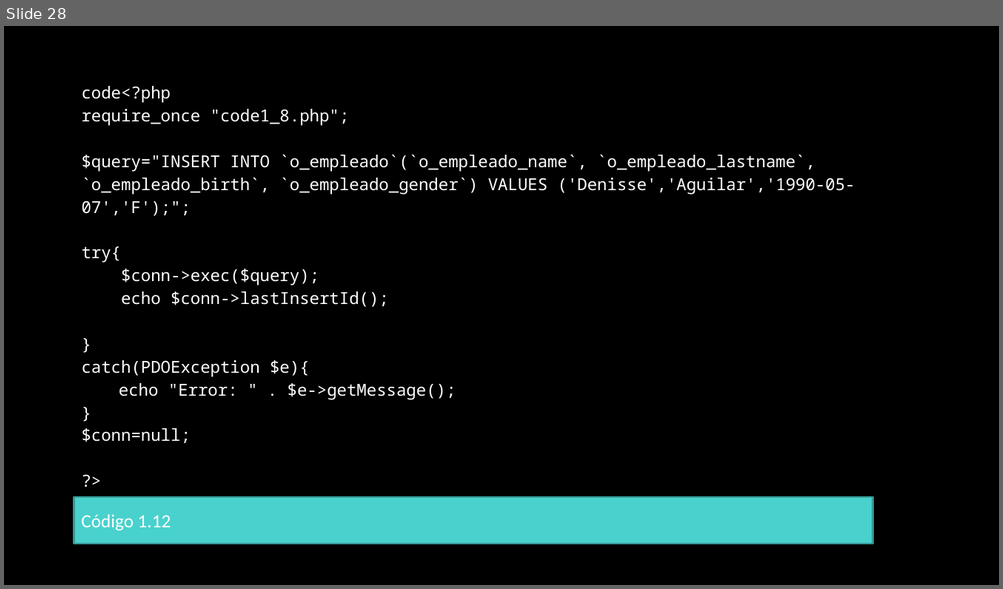
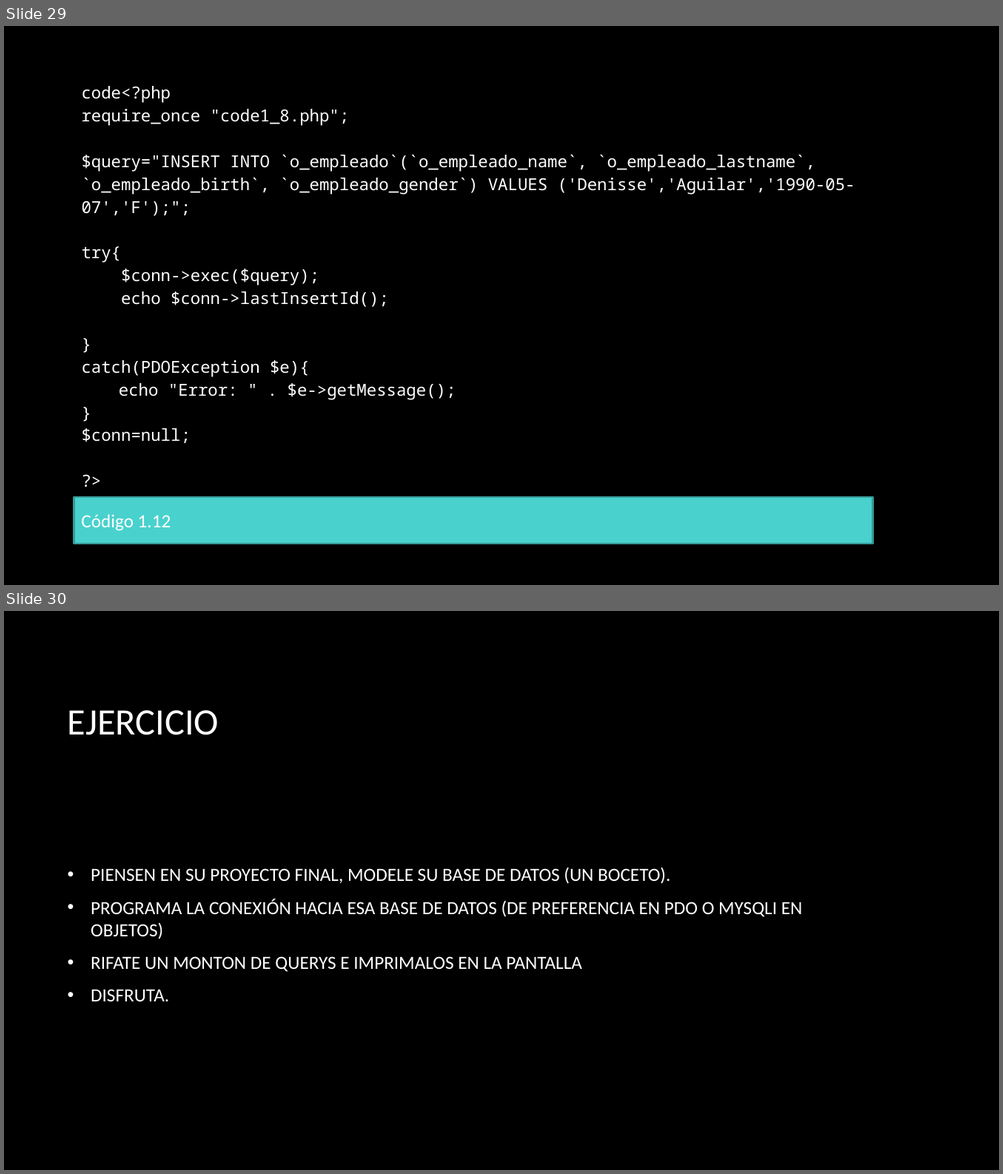
Before and after one commit to erikfer94/fromNoobToMaster, a slide deck: presentaciones/clase_2.pptx. Shown one above the other, each under a label of ours: slide 28 before the commit, slides 29 and 30 after it. The pictures are 1003x589 and 1003x1174 pixels, drawn with LibreOffice and Linux fonts; fonts in the diff are those of the drawing; background and template pictures are left out. Boxes give left, top, right and bottom in pixels: in the first picture for what was removed or moved away, otherwise in the second. Text is boxed around its words. In the diff, an @@ line names an element or a change of style, - is before the commit and + after.

```diff
--- a/presentaciones/clase_2.pptx
+++ b/presentaciones/clase_2.pptx
@@ slide 30 added at (4, 611, 999, 1170), background picture (left out) @@
@@ title added at (68, 710, 219, 735), 36 pt, text #FFFFFF @@
+EJERCICIO
@@ text added at (91, 867, 802, 1002), 18 pt, text #FFFFFF @@
+• PIENSEN EN SU PROYECTO FINAL, MODELE SU BASE DE DATOS (UN BOCETO).
+• PROGRAMA LA CONEXIÓN HACIA ESA BASE DE DATOS (DE PREFERENCIA EN PDO O MYSQLI EN OBJETOS)
+• RIFATE UN MONTON DE QUERYS E IMPRIMALOS EN LA PANTALLA
+• DISFRUTA.
@@ what was slide 28 is now slide 29 @@
```
Also in this commit, not shown: 1 other slide added.
